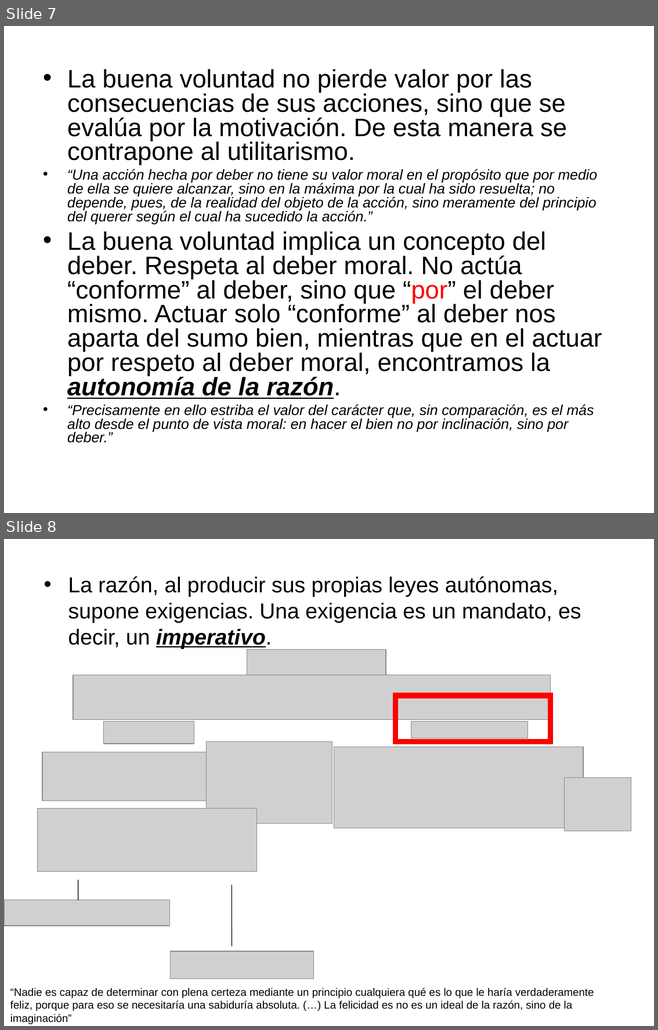
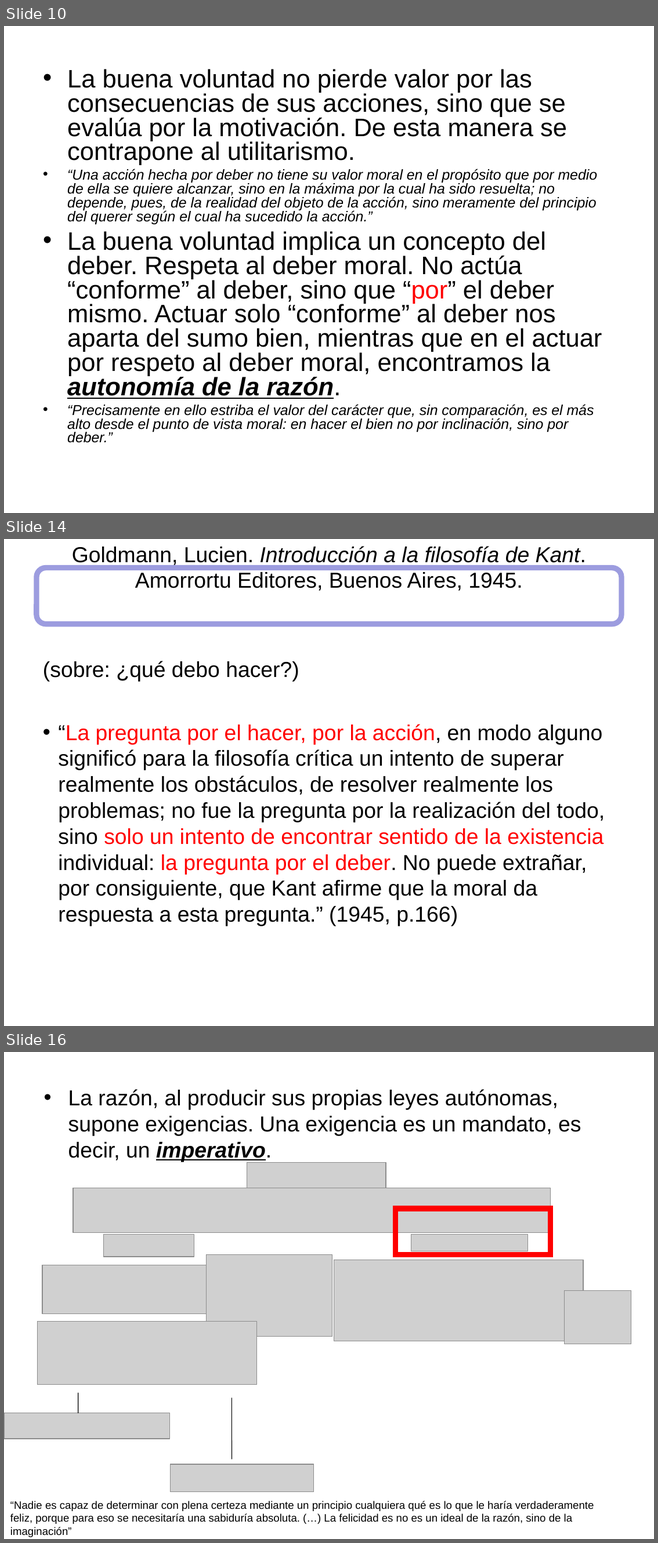
Before and after one commit to zaboltar/zaboltar.github.io, a slide deck: assets uarm/2023 1 UarmPCrit/kant fmc.ppt. Shown one above the other, each under a label of ours: slides 7 and 8 before the commit, slides 10, 14 and 16 after it; the slides between them are not shown. The pictures are 658x1030 and 658x1543 pixels, drawn with LibreOffice and Linux fonts; fonts in the diff are those of the drawing; grey boxes stand for pictures. Boxes give left, top, right and bottom in pixels: in the first picture for what was removed or moved away, otherwise in the second. Text is boxed around its words. In the diff, an @@ line names an element or a change of style, - is before the commit and + after.

Commit message:
kantFMC

```diff
--- a/assets uarm/2023 1 UarmPCrit/kant fmc.ppt
+++ b/assets uarm/2023 1 UarmPCrit/kant fmc.ppt
@@ slide 14 added at (x1=4, y1=539, x2=654, y2=1026), background #FFFFFF @@
@@ title added at (x1=72, y1=546, x2=586, y2=591), 24 pt, text #000000 @@
+Goldmann, Lucien. Introducción a la filosofía de Kant. Amorrortu Editores, Buenos Aires, 1945.
@@ rounded rectangle added at (x1=36, y1=567, x2=621, y2=624), outline #9C9CDF 6.01 pt @@
@@ text added at (x1=43, y1=661, x2=604, y2=926), 24 pt, text #000000 @@
+(sobre: ¿qué debo hacer?)
+• “La pregunta por el hacer, por la acción, en modo alguno significó para la filosofía crítica un intento de superar realmente los obstáculos, de resolver realmente los problemas; no fue la pregunta por la realización del todo, sino solo un intento de encontrar sentido de la existencia individual: la pregunta por el deber. No puede extrañar, por consiguiente, que Kant afirme que la moral da respuesta a esta pregunta.” (1945, p.166)
@@ what was slide 7 is now slide 10 @@
@@ what was slide 8 is now slide 16 @@
```
Also in this commit, not shown: 6 slides changed, 22 other slides added, 6 other files.
